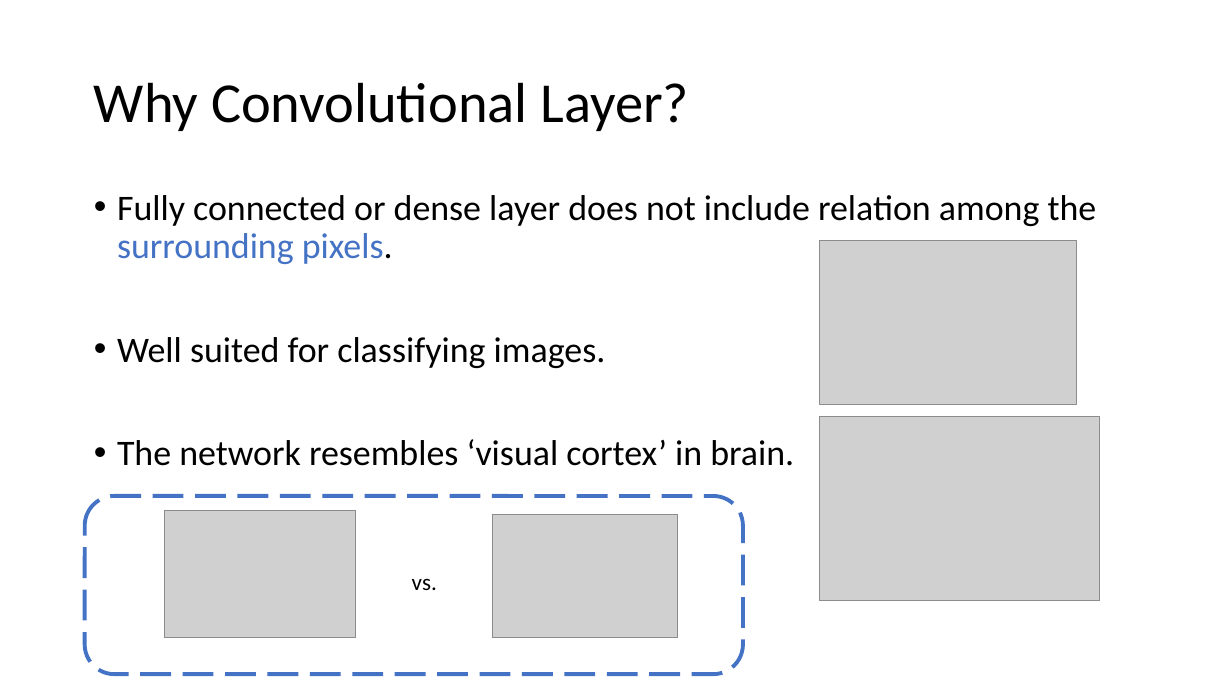
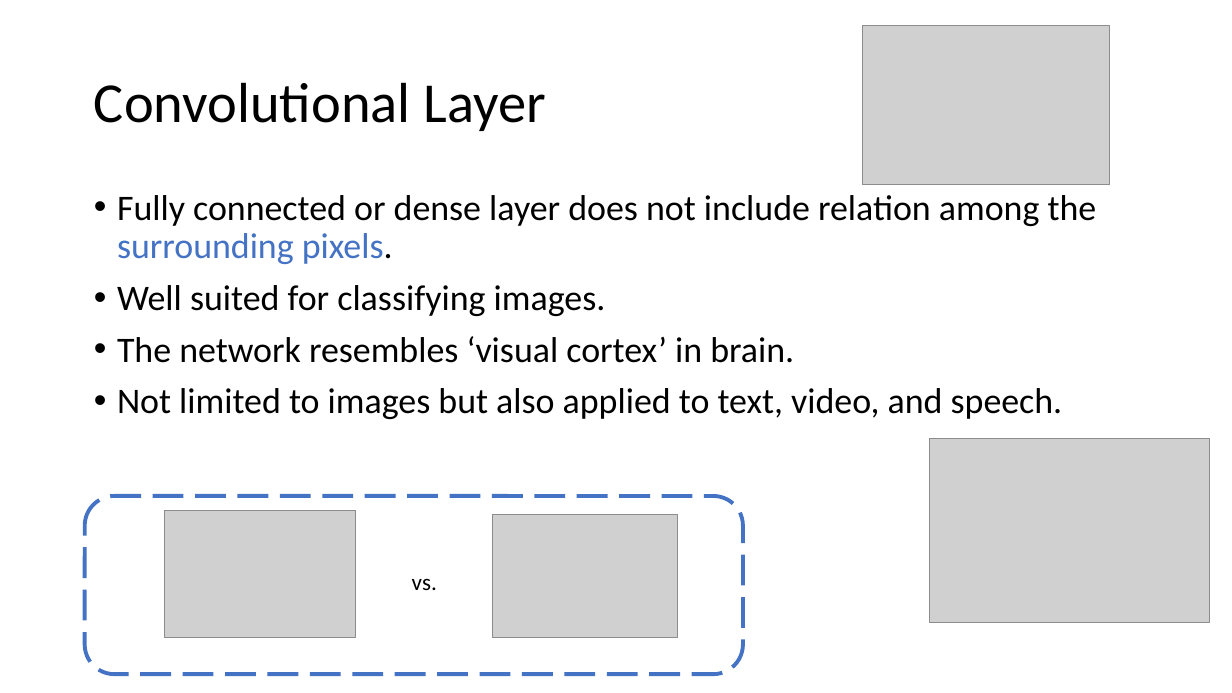
Before and after one commit to vivek14632/Deeplearning, a slide deck: slide 2 of chapter3/Convolutional Neural network.pptx. Drawn at 1232x693 pixels with LibreOffice and Linux fonts; fonts in the diff are those of the drawing; grey boxes stand for pictures. Boxes give left, top, right and bottom in pixels: in the first picture for what was removed or moved away, otherwise in the second. Text is boxed around its words. In the diff, an @@ line names an element or a change of style, - is before the commit and + after.

Commit message:
ppt

```diff
--- a/chapter3/Convolutional Neural network.pptx
+++ b/chapter3/Convolutional Neural network.pptx
@@ picture: place and size @@
-picture at <box>820,241,1076,406</box>
+picture at <box>862,26,1110,185</box>
@@ title at <box>94,82,545,131</box>: text changed @@
-Why Convolutional Layer?
+Convolutional Layer
@@ text at <box>117,388,1063,419</box>: paragraph added @@
+• Not limited to images but also applied to text, video, and speech.
@@ picture: place and size @@
-picture at <box>820,417,1100,601</box>
+picture at <box>930,439,1210,623</box>
```
Also in this commit, not shown: 1 other slide changed, 5 slides added.
